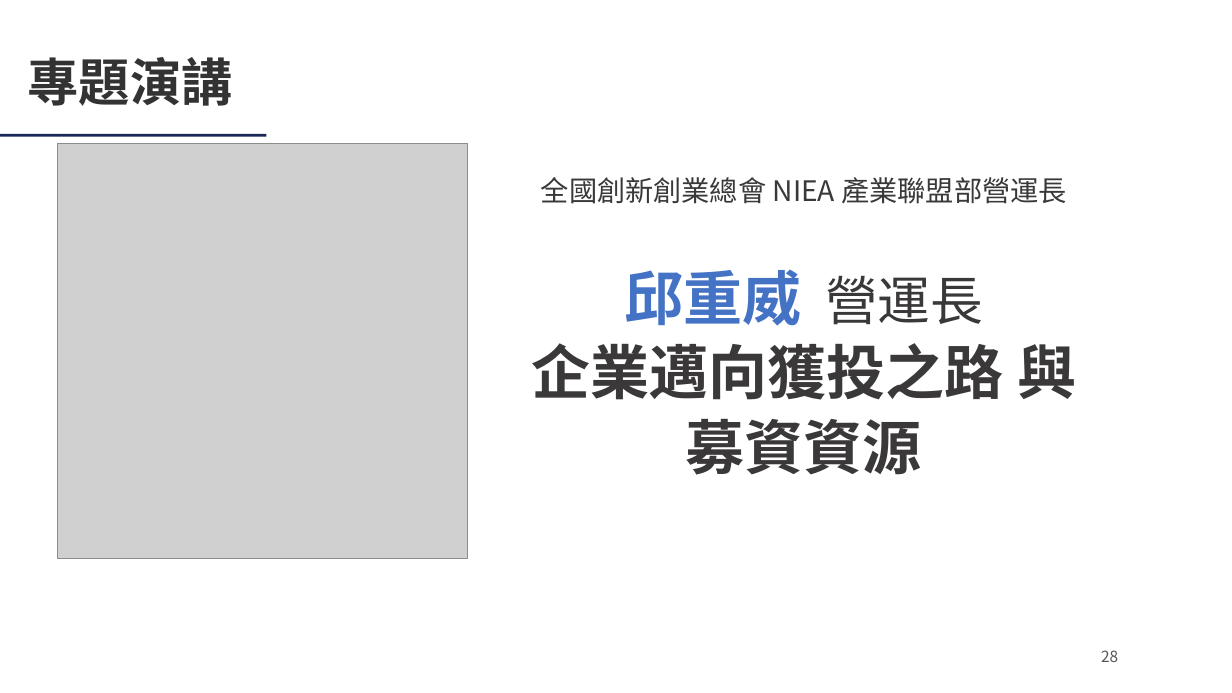
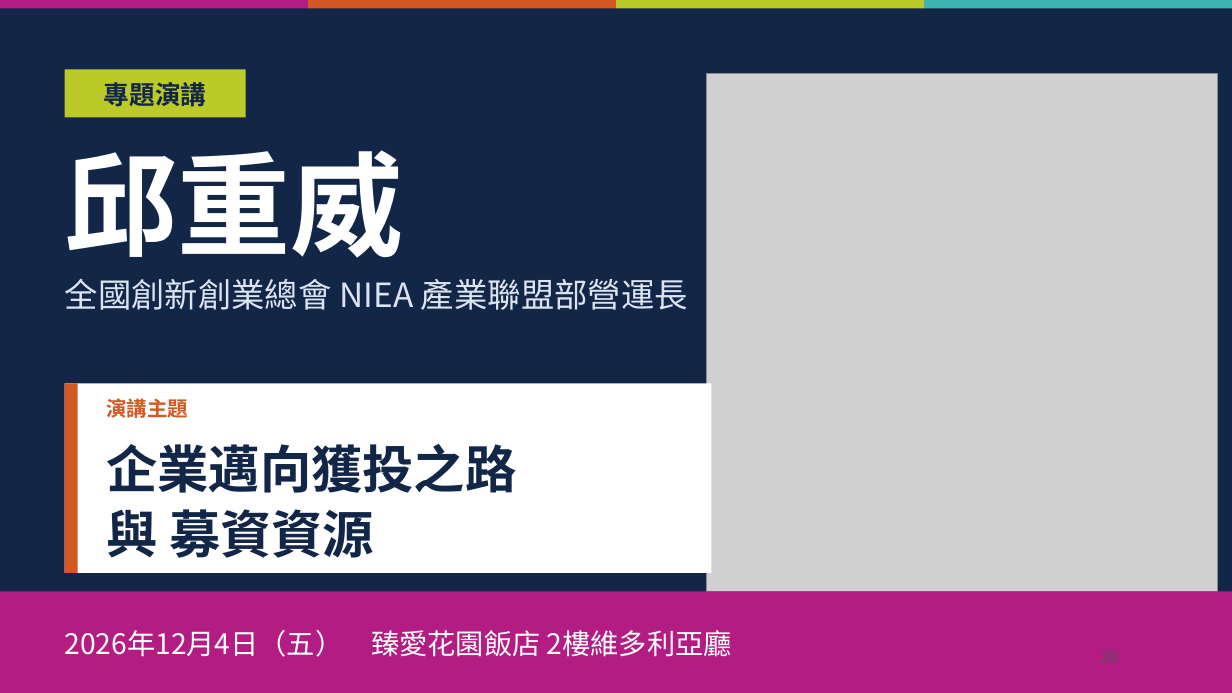
Before and after one commit to Ericliang680928/IAA, a slide deck: slide 28 of 20261204/agm/IAA會員大會簡報_20261204.pptx. Drawn at 1232x693 pixels with LibreOffice and Linux fonts; fonts in the diff are those of the drawing; grey boxes stand for pictures; background and template pictures are left out; a plain dark background stands for a picture behind light text. Boxes give left, top, right and bottom in pixels: in the first picture for what was removed or moved away, otherwise in the second. Text is boxed around its words. In the diff, an @@ line names an element or a change of style, - is before the commit and + after.

```diff
--- a/20261204/agm/IAA會員大會簡報_20261204.pptx
+++ b/20261204/agm/IAA會員大會簡報_20261204.pptx
@@ rectangle: place and size @@
-rectangle at bbox=[0, 134, 266, 137]
+rectangle at bbox=[0, 0, 308, 8]
@@ rectangle at bbox=[0, 0, 308, 8]: fill #192856 to #B31C83 @@
@@ rectangle added at bbox=[0, 0, 1232, 693], fill #122647 @@
@@ rectangle added at bbox=[308, 0, 616, 8], fill #D45824 @@
@@ rectangle added at bbox=[616, 0, 924, 8], fill #BCCA29 @@
@@ rectangle added at bbox=[924, 0, 1232, 8], fill #3EB5B0 @@
@@ text "專題演講": place and size @@
-text "專題演講" at bbox=[28, 57, 233, 106]
+text "專題演講" at bbox=[104, 82, 207, 106]
@@ text "專題演講" at bbox=[104, 82, 207, 106]: size 40 to 20 pt, text colour #333333 to #122647; alignment left to centre @@
@@ rectangle added at bbox=[65, 69, 246, 117], fill #BCCA29 @@
@@ picture added at bbox=[707, 74, 1218, 592] @@
@@ picture removed at bbox=[57, 143, 468, 559] @@
@@ text added at bbox=[65, 150, 404, 258], 88 pt, text #FFFFFF, bold @@
+邱重威
@@ text "全國創新創業總會 NIEA 產業聯盟部營運長": place and size @@
-text "全國創新創業總會 NIEA 產業聯盟部營運長" at bbox=[541, 177, 1066, 204]
+text "全國創新創業總會 NIEA 產業聯盟部營運長" at bbox=[65, 278, 688, 310]
@@ text "全國創新創業總會 NIEA 產業聯盟部營運長" at bbox=[65, 278, 688, 310]: size 22 to 26 pt, text colour #3A3838 to #DCE4F2; alignment centre to left; vertical alignment middle to top @@
@@ rectangle added at bbox=[65, 384, 712, 573], fill #FFFFFF @@
@@ rectangle added at bbox=[65, 384, 78, 573], fill #D45824 @@
@@ text added at bbox=[106, 398, 188, 418], 16 pt, text #D45824, bold @@
+演講主題
@@ text at bbox=[106, 444, 516, 558]: text changed; size 46 to 40 pt; text colour #3A3838 to #122647 @@
-邱重威 營運長
-企業邁向獲投之路 與 募資資源
+企業邁向獲投之路
+與 募資資源
@@ rectangle added at bbox=[0, 592, 1232, 693], fill #B31C83 @@
@@ text added at bbox=[65, 630, 732, 657], 22 pt, text #FFFFFF @@
+2026年12月4日（五） 臻愛花園飯店 2樓維多利亞廳
```
Also in this commit, not shown: 3 other files.
